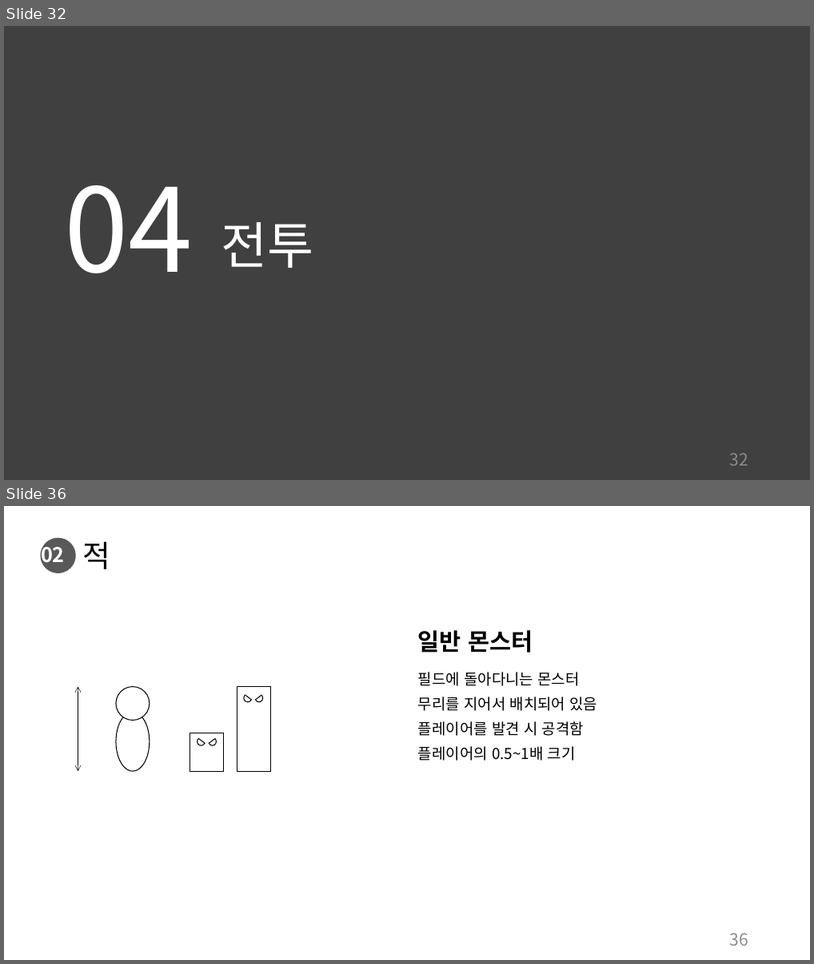
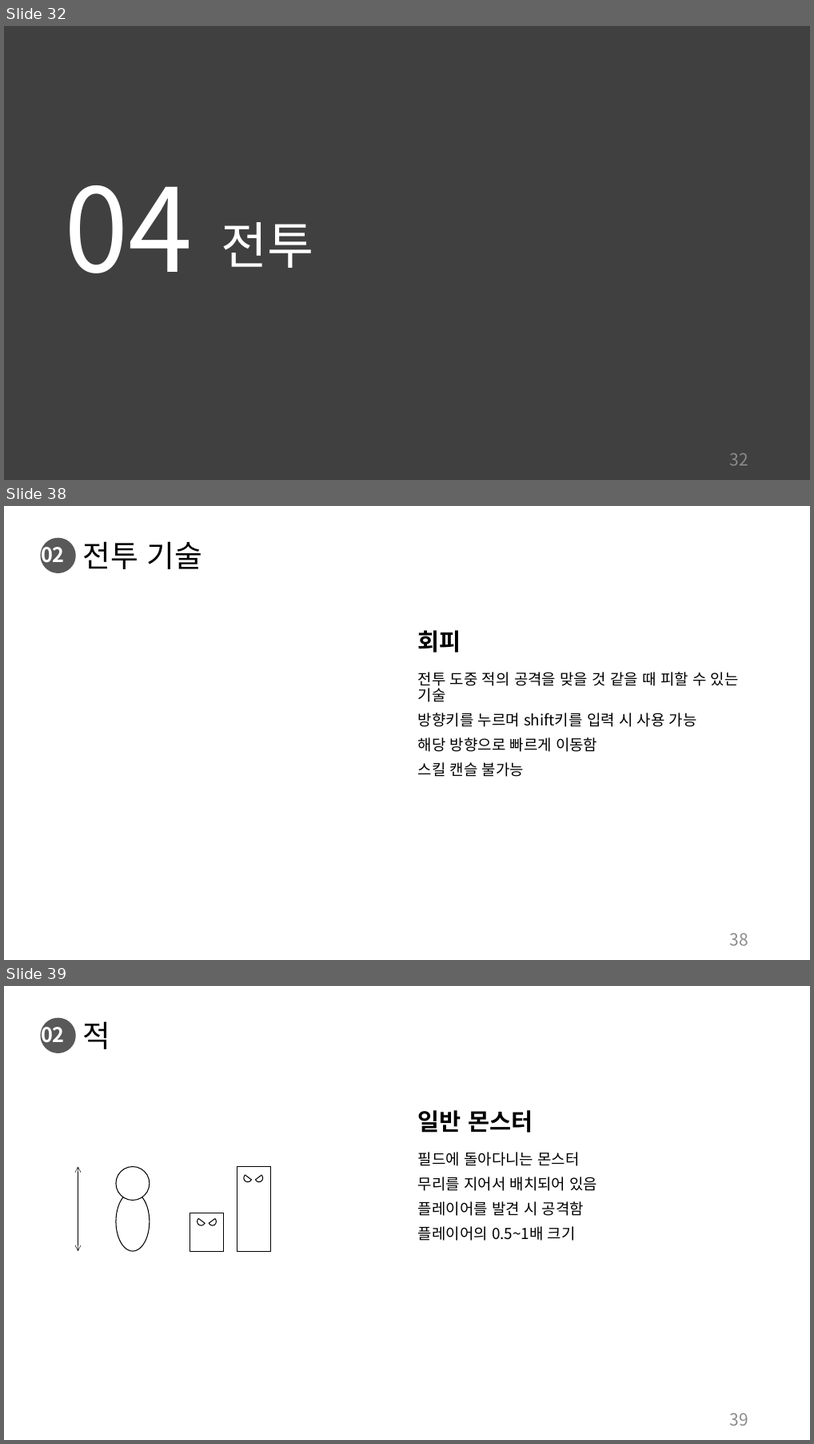
Before and after one commit to charobe/HDB, a slide deck: 조영욱/하자 드 바이오.pptx. Shown one above the other, each under a label of ours: slides 32 and 36 before the commit, slides 32, 38 and 39 after it; the slides between them are not shown. The pictures are 814x964 and 814x1444 pixels, drawn with LibreOffice and Linux fonts; fonts in the diff are those of the drawing. Boxes give left, top, right and bottom in pixels: in the first picture for what was removed or moved away, otherwise in the second. Text is boxed around its words. In the diff, an @@ line names an element or a change of style, - is before the commit and + after.

```diff
--- a/조영욱/하자 드 바이오.pptx
+++ b/조영욱/하자 드 바이오.pptx
@@ slide 38 added at [4, 506, 810, 960], background #FFFFFF; not listed: 1 template element that a slide beside it also shows @@
@@ text added at [41, 541, 65, 568], 24 pt, text #FFFFFF, bold @@
+02
@@ title added at [83, 541, 203, 569], 36 pt, text #000000 @@
+전투 기술
@@ text added at [418, 630, 462, 652], 28 pt, text #000000, bold @@
+회피
@@ text added at [418, 672, 739, 776], 18 pt, text #000000 @@
+전투 도중 적의 공격을 맞을 것 같을 때 피할 수 있는 기술
+방향키를 누르며 shift키를 입력 시 사용 가능
+해당 방향으로 빠르게 이동함
+스킬 캔슬 불가능
@@ page number added at [730, 932, 749, 945], 20 pt, text #8C8C8C @@
+38
@@ what was slide 36 is now slide 39 @@
@@ page number at [730, 1412, 749, 1425]: text changed @@
-36
+39
```
Also in this commit, not shown: 6 slides changed, 4 other slides added.
